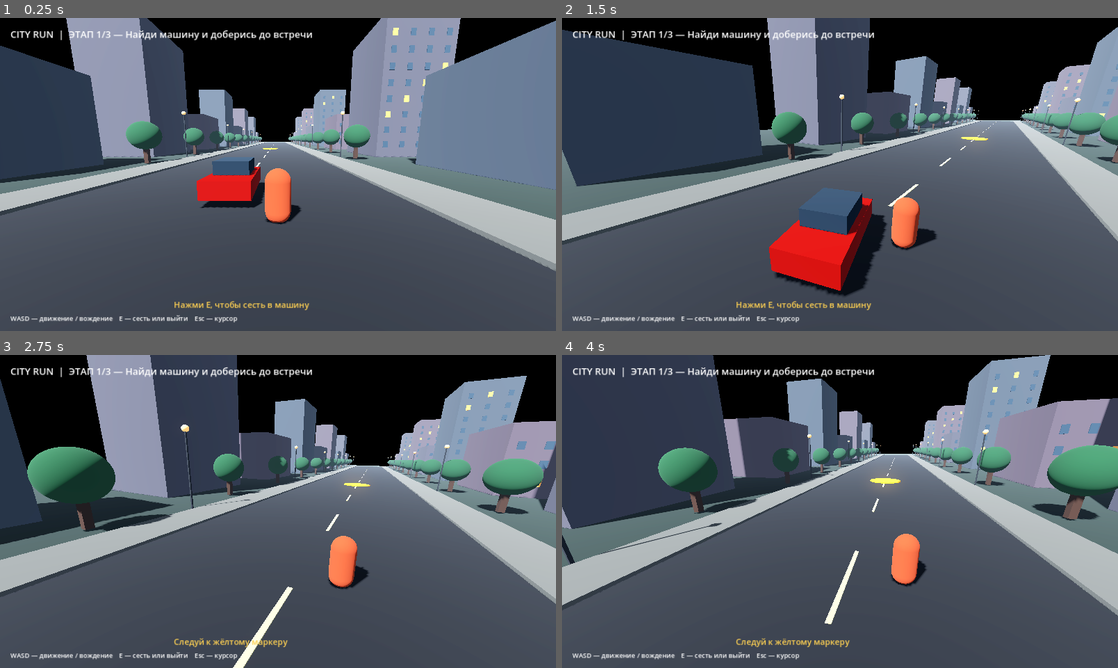
Above: before the commit, frames 1-4 (two rows, left to right).
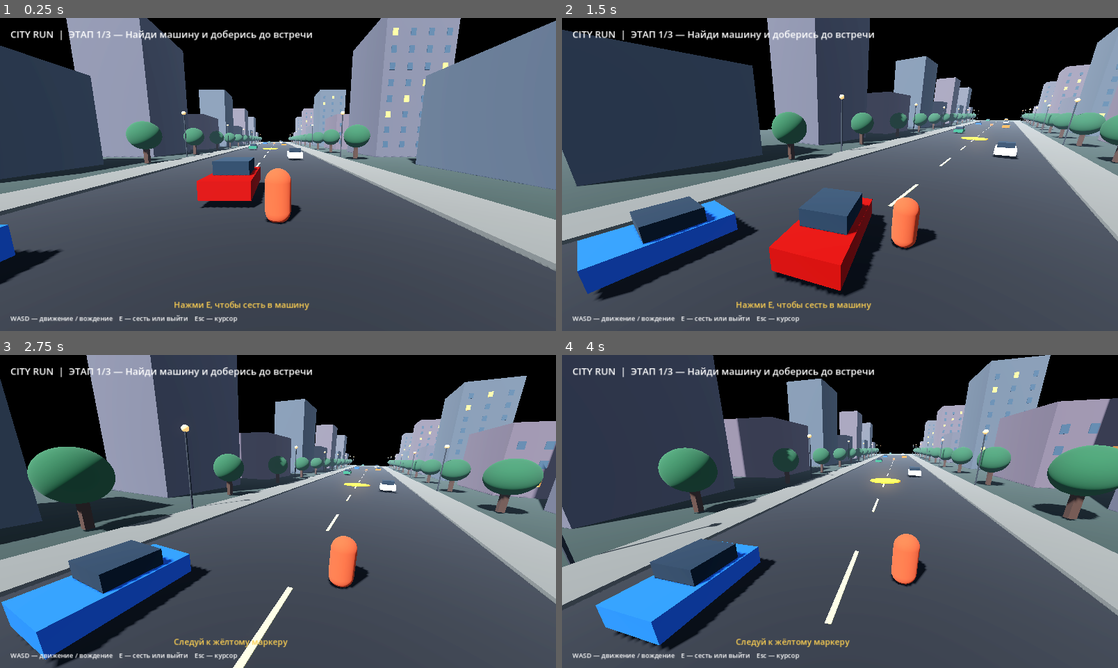
Above: after the commit, the same moments.

Repository: k21508811-crypto/LeningradRP_RP
Game: Godot game, scene res://Main.tscn
Same seed, same stepped clock (60 frames per second), same inputs: the game is played once before the commit and once after it.
Inputs (mouse positions are in pixels of both pictures, inside the frame that each line leads up to):
- Up to frame 1 (0.25 s): no input
- Up to frame 2 (1.5 s): tap Enter at 0.5 s; move the mouse to (867, 174) at 0.52 s; hold W (move_forward) from 0.53 s (still down); tap E (interact) at 0.6, 1.35 s; move the mouse to (812, 174) at 1.27 s
- Up to frame 3 (2.75 s): keep holding W (move_forward); move the mouse to (289, 505) at 2.02 s; tap E (interact) at 2.1 s
- Up to frame 4 (4 s): keep holding W (move_forward); move the mouse to (834, 517) at 2.77 s; tap E (interact) at 2.85, 3.6 s; move the mouse to (878, 514) at 3.52 s

The runs differ from the first frame. In frame 1, 0.9% of the frame differs, in the area x 0-55%, y 39-86%; in frame 2, 5.9%; in frame 3, 7.2%, in the area x 0-72%, y 34-100%; in frame 4, 5.4%.

Commit message:
Expand City Run mission, add parcel pickup and ambient traffic

Diff:
--- a/gta5-one-mission/main.gd
+++ b/gta5-one-mission/main.gd
@@ -10,11 +10,17 @@
 var hud: Label
 var prompt: Label
 var speed := 0.0
+var parcel: Node3D
+var traffic: Array[Node3D] = []
+var traffic_speeds: Array[float] = []
+var traffic_lanes: Array[float] = [-4.2, 4.2]
 
 func _ready() -> void:
 	_build_city()
 	_build_player()
 	_build_car()
+	_build_parcel()
+	_spawn_traffic()
 	_build_ui()
 	_add_checkpoint(checkpoint)
 	Input.mouse_mode = Input.MOUSE_MODE_CAPTURED
@@ -201,6 +207,55 @@
 	car.position = Vector3(0,0,1)
 	add_child(car)
 
+func _build_parcel() -> void:
+	parcel = Node3D.new()
+	parcel.position = Vector3(0, 0, -95)
+	var crate := MeshInstance3D.new()
+	var crate_mesh := BoxMesh.new()
+	crate_mesh.size = Vector3(0.85, 0.65, 0.85)
+	crate.mesh = crate_mesh
+	var crate_mat := StandardMaterial3D.new()
+	crate_mat.albedo_color = Color(0.62, 0.36, 0.14)
+	crate_mat.roughness = 0.88
+	crate.material_override = crate_mat
+	crate.position.y = 0.42
+	parcel.add_child(crate)
+	var glow := OmniLight3D.new()
+	glow.light_color = Color(1.0, 0.62, 0.2)
+	glow.light_energy = 0.8
+	glow.omni_range = 3.5
+	glow.position.y = 1.2
+	parcel.add_child(glow)
+	add_child(parcel)
+
+func _spawn_traffic() -> void:
+	var paints := [Color(0.12,0.32,0.68), Color(0.72,0.72,0.68), Color(0.12,0.42,0.28), Color(0.72,0.38,0.08)]
+	for i in range(8):
+		var vehicle := Node3D.new()
+		var body := MeshInstance3D.new()
+		var body_mesh := BoxMesh.new()
+		body_mesh.size = Vector3(1.8, 0.65, 3.5)
+		body.mesh = body_mesh
+		var paint := StandardMaterial3D.new()
+		paint.albedo_color = paints[i % paints.size()]
+		paint.roughness = 0.32
+		body.material_override = paint
+		body.position.y = 0.62
+		vehicle.add_child(body)
+		var cabin := MeshInstance3D.new()
+		var cabin_mesh := BoxMesh.new()
+		cabin_mesh.size = Vector3(1.45, 0.55, 1.55)
+		cabin.mesh = cabin_mesh
+		var glass := StandardMaterial3D.new()
+		glass.albedo_color = Color(0.06,0.12,0.17)
+		cabin.material_override = glass
+		cabin.position = Vector3(0, 1.17, -0.15)
+		vehicle.add_child(cabin)
+		vehicle.position = Vector3(traffic_lanes[i % 2], 0, 10.0 - float(i) * 24.0)
+		add_child(vehicle)
+		traffic.append(vehicle)
+		traffic_speeds.append(7.0 + float(i % 4) * 1.8)
+
 func _build_ui() -> void:
 	var layer := CanvasLayer.new()
 	add_child(layer)
@@ -263,6 +318,13 @@
 		_walk_player(delta)
 	_update_mission()
 
+func _process(delta: float) -> void:
+	for i in range(traffic.size()):
+		var vehicle := traffic[i]
+		vehicle.position.z -= traffic_speeds[i] * delta
+		if vehicle.position.z < -190.0:
+			vehicle.position.z = 12.0 + float(i % 3) * 18.0
+
 func _walk_player(delta: float) -> void:
 	var input_dir := Input.get_vector("move_left","move_right","move_forward","move_back")
 	var direction := (player.transform.basis * Vector3(input_dir.x,0,input_dir.y)).normalized()
@@ -304,25 +366,26 @@
 
 func _update_mission() -> void:
 	var current := car.global_position if in_car else player.global_position
-	var distance := Vector2(current.x-checkpoint.x,current.z-checkpoint.z).length()
-	if mission_stage == 3:
-		return
-	if mission_stage == 0 and distance < 5.0:
+	if mission_stage == 0 and current.distance_to(checkpoint) < 7.0:
 		mission_stage = 1
-		checkpoint = Vector3(0,0.5,-95)
+		checkpoint = Vector3(0, 0.5, -95)
 		_add_checkpoint(checkpoint)
-	elif mission_stage == 1 and distance < 6.0:
-		mission_stage = 2
-		checkpoint = Vector3(0,0.5,-166)
-		_add_checkpoint(checkpoint)
-	elif mission_stage == 2 and distance < 7.0:
+	elif mission_stage == 1:
+		if not in_car and player.global_position.distance_to(parcel.global_position) < 3.0 and Input.is_action_just_pressed("interact"):
+			parcel.visible = false
+			mission_stage = 2
+			checkpoint = Vector3(0, 0.5, -166)
+			_add_checkpoint(checkpoint)
+	elif mission_stage == 2 and in_car and current.distance_to(checkpoint) < 8.0:
 		mission_stage = 3
-		hud.text = "МИССИЯ ВЫПОЛНЕНА!  Награда: $5 000"
+		hud.text = "CITY RUN  |  МИССИЯ ВЫПОЛНЕНА!  Награда: $5 000"
 		prompt.text = "Посылка доставлена. Отличная работа!"
 		return
-	var titles := ["ЭТАП 1/3 — Найди машину и доберись до встречи","ЭТАП 2/3 — Забери посылку на площади","ЭТАП 3/3 — Доставь посылку в гараж"]
-	hud.text = "CITY RUN  |  " + titles[min(mission_stage,2)]
-	if not in_car and player.global_position.distance_to(car.global_position) < 4.0:
+	var titles := ["ЭТАП 1/3 — Найди машину и доберись до встречи", "ЭТАП 2/3 — Выйди из машины и забери посылку (E)", "ЭТАП 3/3 — Доставь посылку в гараж"]
+	hud.text = "CITY RUN  |  " + titles[min(mission_stage, 2)]
+	if mission_stage == 1 and not in_car and player.global_position.distance_to(parcel.global_position) < 3.0:
+		prompt.text = "Нажми E, чтобы забрать посылку"
+	elif not in_car and player.global_position.distance_to(car.global_position) < 4.0:
 		prompt.text = "Нажми E, чтобы сесть в машину"
 	elif in_car:
 		prompt.text = "Нажми E, чтобы выйти из машины"
